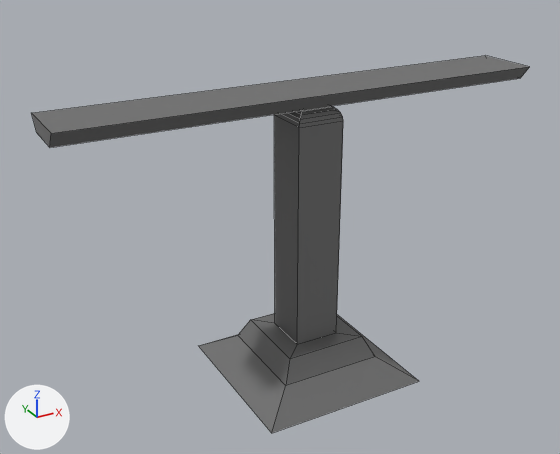
What one commit did to the FBX model Assets/Diseños propios/Balanza.fbx.
The view is the same before and after, from a 50 mm lens placed at (-16.5, -27.6, 21.3), pointed at (-1.1, 0.5, 7.3). Every picture has the same lights, and +X, +Y and +Z are marked at lower left. Mesh edges are drawn as thin lines. Where no turn or scale is listed for an object, it has been applied to the vertices.

The scene before the commit, as lines of its bpy script (objects in view):
```python
me_plane = bpy.data.meshes.new('Plane')
me_plane.from_pydata(...)  # 48 vertices, 43 faces; spans x -3.94..3.94, y -3.92..3.92, z 0.0..12.95
me_plane.materials.append(mat_balanza_base)  # dark grey #6e6e6e
me_plane_001 = bpy.data.meshes.new('Plane.001')
me_plane_001.from_pydata([(-11.1, -1.0, 0.0), (11.1, -1.0, 0.0), (-11.1, 1.0, 0.0), (11.1, 1.0, 0.0), (-11.1, -1.5, 0.6), (11.1, -1.5, 0.6), (-11.1, 1.5, 0.6), (11.1, 1.5, 0.6)], [], [(0, 2, 3, 1), (4, 5, 7, 6), (1, 3, 7, 5), (2, 0, 4, 6), (3, 2, 6, 7), (0, 1, 5, 4)])
me_plane_001.materials.append(mat_balanza_base)  # dark grey #6e6e6e
ob_balanzabase = bpy.data.objects.new('Balanzabase', me_plane)
ob_balanzabase.location = (0.0, 0.0, 0.0)
ob_balanzatabla = bpy.data.objects.new('Balanzatabla', me_plane_001)
ob_balanzatabla.location = (0.0, 0.0, 12.98)
```
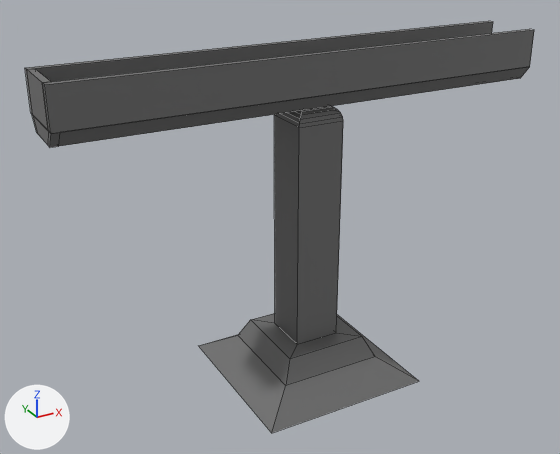
The change, as a diff of the scene's bpy script:
```diff
--- a/Assets/Diseños propios/Balanza.fbx.py
+++ b/Assets/Diseños propios/Balanza.fbx.py
@@ me_plane_001 @@
 # used by ob_balanzatabla; location = (0.0, 0.0, 12.98)
-me_plane_001.from_pydata(...)  # 8 vertices, 6 faces; spans x -11.1..11.1, y -1.5..1.5, z 0.0..0.6
+me_plane_001.from_pydata(...)  # 24 vertices, 22 faces; spans x -11.1..11.1, y -1.5..1.5, z 0.0..0.6
+# me_plane_001 part 1
+# 6 faces are deleted
+# 16 vertices are added at x -11.1..11.1, y -1.5..1.5, z 0.0..0.6
+# 22 new faces join them
 me_plane_001.materials.append(mat_balanza_base)
@@ me_plane_003 @@
+me_plane_003.from_pydata(...)  # a box spanning x -11.1..11.1, y -0.1..0.1, z 0.0..1.7
+me_plane_003.materials.append(mat_balanza_base)  # dark grey #6e6e6e
@@ me_plane_006 @@
+me_plane_006.from_pydata(...)  # a box spanning x -1.0..1.0, y -1.0..1.0, z 0.0..1.69
+me_plane_006.materials.append(mat_balanza_base)  # dark grey #6e6e6e
@@ ob_pared_1 @@
+ob_pared_1 = bpy.data.objects.new('Pared_1', me_plane_003)
+ob_pared_1.location = (0.0, 1.37, 13.6)
@@ ob_pared_3 @@
+ob_pared_3 = bpy.data.objects.new('Pared_3', me_plane_006)
+ob_pared_3.location = (-10.94, 0.02, 13.6)
+ob_pared_3.rotation_euler = (-3.142, 0.0, -1.569)  # degrees (-180, 0, -90)
+ob_pared_3.scale = (-1.17, -0.146, -1.0)
@@ ob_pared_2 @@
+ob_pared_2 = bpy.data.objects.new('Pared_2', me_plane_003.copy())
+ob_pared_2.location = (0.0, -1.32, 13.6)
```

Where the change shows, as pixel boxes (x1, y1, x2, y2) in the pictures (560 x 454 px):
'Pared_2', added
    after: (43, 29, 534, 134)
'Balanzatabla', reshaped
    before: (32, 56, 529, 148)
    after: (32, 67, 529, 148)
'Pared_1', added
    after: (25, 21, 493, 115)
'Pared_3', added
    after: (27, 69, 51, 130)
